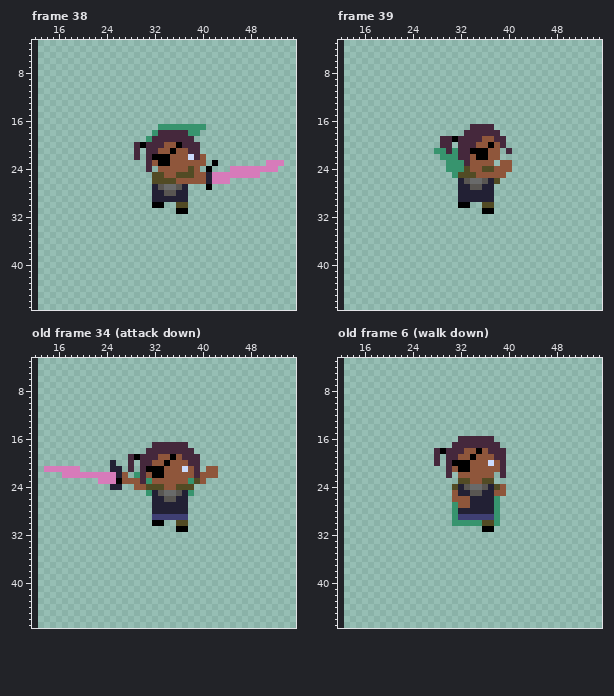
Pixel-art file, stored at assets/april/ammellan_2.aseprite. Above: the version before the commit.
48x48 pixels, 82 frames. Shown: frame 38: x 12..55, y 3..47; frame 39: x 12..55, y 3..47; old frame 34 (attack down): x 12..55, y 3..47; old frame 6 (walk down): x 12..55, y 3..47. The old version is drawn lined up with the new one, on the new canvas. The commit also changed other frames, which this record leaves out.
Now the later version:
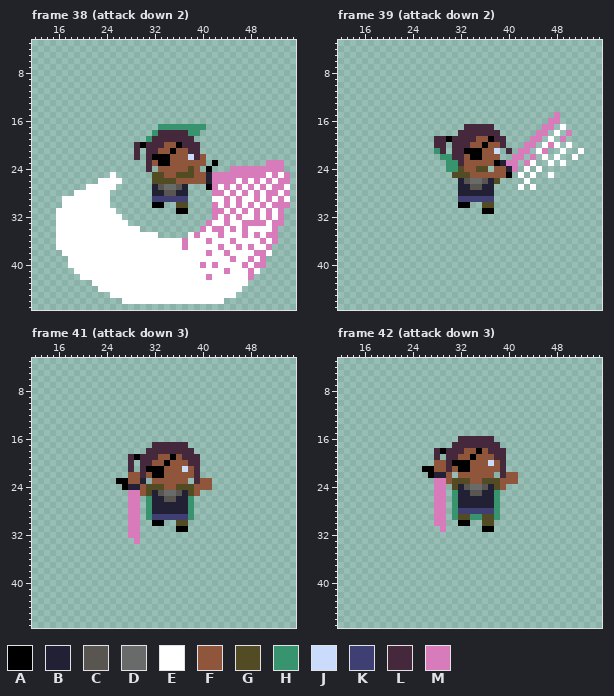
Palette (. is transparent): A #000000  B #222034  C #595652  D #696a6a  E #ffffff  F #8f563b  G #524b24  H #37946e  J #cbdbfc  K #3f3f74  L #45283c  M #d77bba
A new or re-ordered frame is compared with the old frame closest to it.
The commit says: attack down and left
What changed:
canvas 48x48 -> 61x56, the old top-left corner now at 13,0
frames 82 -> 100
Changed rows in their new state; - is an unchanged pixel.
Frame 38 (attack down 2):
first column x 16:
24 -------------------------------------M-
25 ---------E------------------------MEMEM
26 -------EEEE------------------MEMEMEMEMM
27 -----EEEEE----------------MEMEMEMEMEMME
28 ---EEEEEE-----------------MMEMEMEMEMMEM
29 -EEEEEEEE-------KKKKKK----EEMEMEEMEMEME
30 -EEEEEEEE-----------------MEMEMEMEMEMMM
31 EEEEEEEEEE----------------MMEMEMEMEMEM-
32 EEEEEEEEEEE---------------MEMEMEEMEMEM-
33 EEEEEEEEEEEE-------------MEEMEEMMMMEMM-
34 EEEEEEEEEEEEEE----------MEMMEMEMEEEEM--
35 EEEEEEEEEEEEEEEEE-----EMEEEMEEEMEMEMM--
36 EEEEEEEEEEEEEEEEEEEEEMEEEMEEEMEEEEMEM--
37 EEEEEEEEEEEEEEEEEEEEEMEEEEEMEEMEMEEM---
38 -EEEEEEEEEEEEEEEEEEEEEEEEMEEMEEEEMME---
39 --EEEEEEEEEEEEEEEEEEEEEEEEEEEMEEMEM----
40 --EEEEEEEEEEEEEEEEEEEEEEMEMEEEEMEMM----
41 ---EEEEEEEEEEEEEEEEEEEEEEEEEMEEEME-----
42 ----EEEEEEEEEEEEEEEEEEEEEMEEEEEEM------
43 ------EEEEEEEEEEEEEEEEEEEEEEEEEE-------
44 -------EEEEEEEEEEEEEEEEEEEEEEEE--------
45 ---------EEEEEEEEEEEEEEEEEEEEE---------
46 -----------EEEEEEEEEEEEEEEEE-----------
Frame 39 (attack down 2):
first column x 28:
15 --------------------M----
16 -------------------MM----
17 -----L------------MM-E---
18 ----L------------MM-E-M--
19 L-AL---F-A------MM-E-M---
20 L-.L--F-AF-----MM-EME-E--
21 -L.L-A--F-J---MM-EM--E--E
22 ---L-FA-F----MM-M-E-E--E-
23 ----LF----ABMM-ME--E-E---
24 ----GF-G-.--BM-E-E-------
25 ---G--F-----A-E-E--E-----
26 ---------------E---------
27 --------------E-E--------
29 ----KKKKKK---------------
Frame 41 (attack down 3) is new; against old frame 34 (attack down):
first column x 14:
20 -----------.-----------------
21 ......-----..--------------..
22 ---...........FF----------...
23 ---------...-A--B.------.L-F-
24 -----------..ABB---------FFF-
25 --------------MMFG------GF---
26 --------------MM-H------H----
27 --------------MM-H------H----
28 --------------MM-H------H----
29 --------------MM-H------H----
30 --------------MM-------------
31 --------------MM-------------
32 --------------MM-------------
33 ---------------M-------------
Frame 42 (attack down 3) is new; against old frame 6 (walk down):
first column x 26:
20 --FF------------
21 AAFF------------
22 -ABBF---------FF
23 --MMFG------GFFF
24 --MM------------
25 --MM-H------H.--
26 --MM-HBB--------
27 --MM--BB--------
28 --MM--KKKKKK----
29 --MM--GGHHGG----
30 --MM-.AA..--.---
31 ---M------------
Where, in picture pixels (left, top, right, bottom), the same in both pictures:
changed: (56, 166, 290, 304)
changed: (434, 112, 584, 202)
changed: (44, 460, 152, 544)
changed: (188, 466, 218, 520)
changed: (422, 460, 518, 532)
